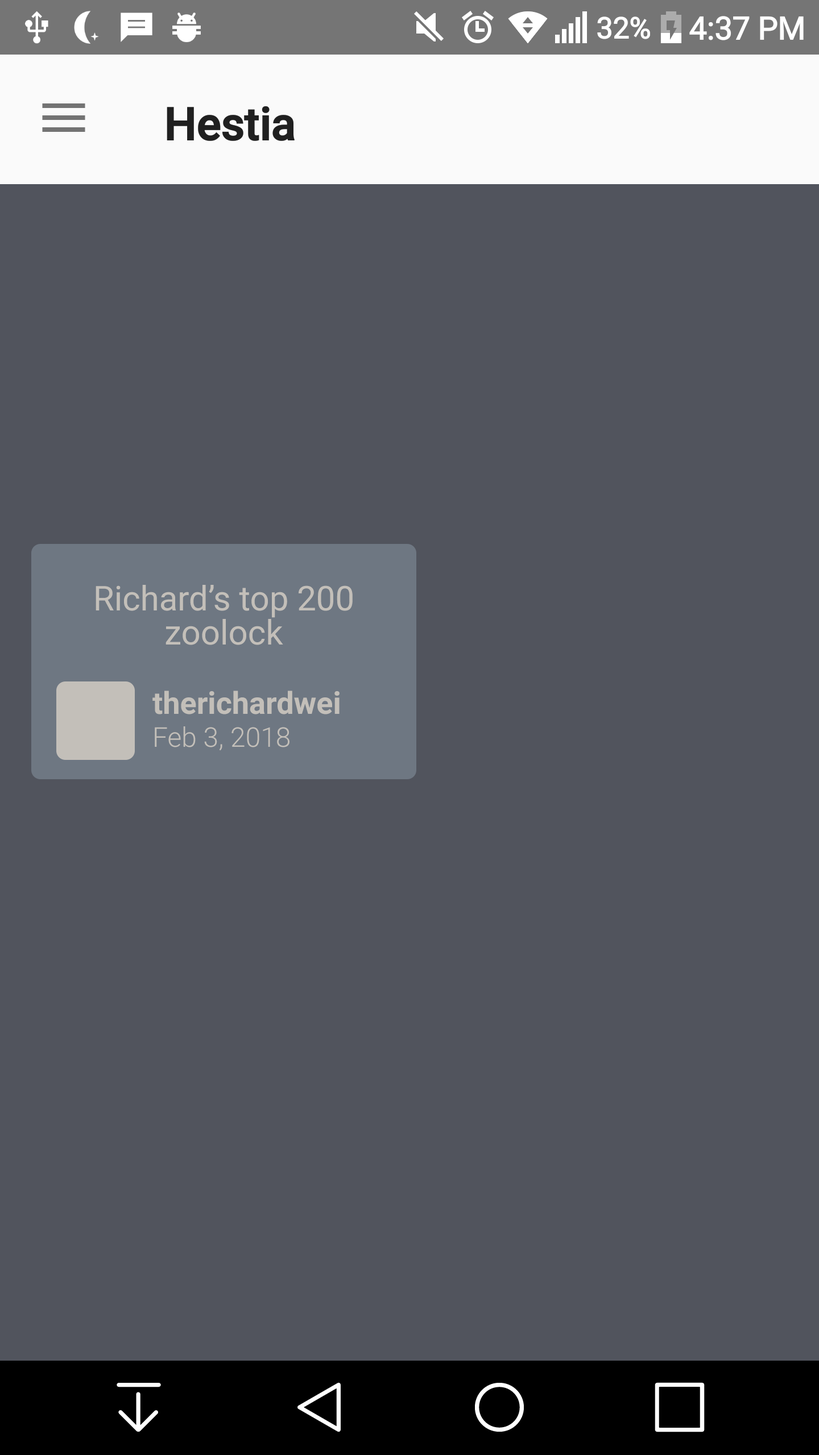
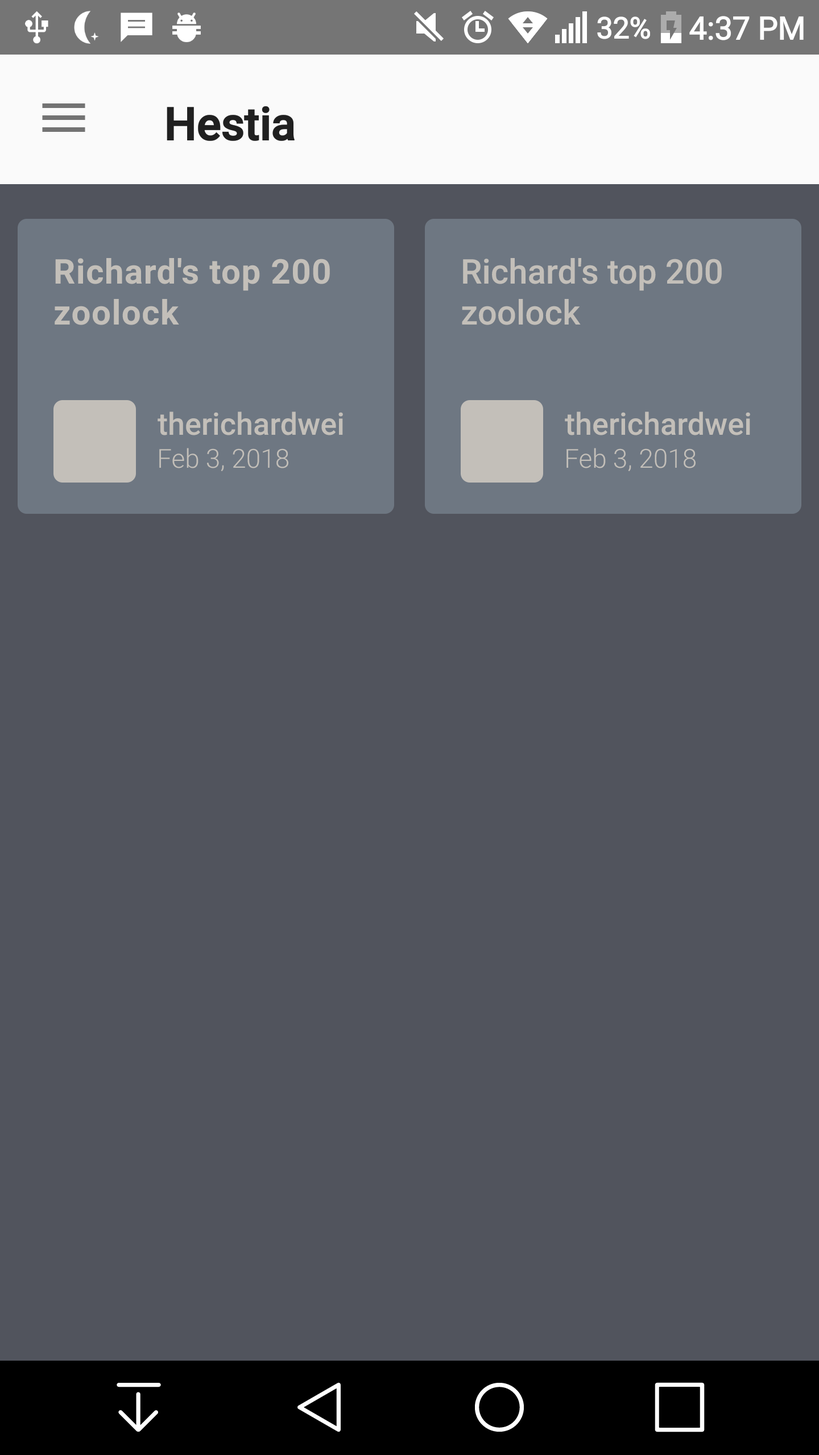
Before/after of a w=819, h=1455 layered artwork. What changed in the layer stack:
added group "Bottom 6 copy" with 6 layers above "Bottom 6" over [424, 218, 802, 514]
added layer "Richard's top 200 zoolock" (1st of 2, in "Bottom 6 copy") in group "Bottom 6 copy" over [461, 258, 722, 326]
added group "meta" (1st of 2, in "Bottom 6 copy") with 3 layers in group "Bottom 6 copy" over [460, 400, 750, 483]
added layer "Rectangle 9" (1st of 4, in "Bottom 6 copy" › "meta") in group "meta" over [460, 400, 543, 483]
added layer "therichardwei" (1st of 10, in "Bottom 6 copy" › "meta") in group "meta" over [564, 411, 750, 436]
added layer "date" (1st of 4, in "Bottom 6 copy" › "meta") in group "meta" over [566, 447, 696, 472]
added layer "Rectangle 8" (1st of 4, in "Bottom 6 copy") in group "Bottom 6 copy" over [424, 218, 802, 514]
added group "Bottom 6" with 6 layers above "Bottom 5" over [17, 218, 394, 514]
added layer "Richard's top 200 zoolock" (2nd of 2, in "Bottom 6") in group "Bottom 6" over [54, 258, 330, 326]
added group "meta" (2nd of 2, in "Bottom 6") with 3 layers in group "Bottom 6" over [53, 400, 343, 483]
added layer "Rectangle 9" (2nd of 4, in "Bottom 6" › "meta") in group "meta" over [53, 400, 136, 483]
added layer "therichardwei" (2nd of 10, in "Bottom 6" › "meta") in group "meta" over [157, 411, 343, 436]
added layer "date" (2nd of 4, in "Bottom 6" › "meta") in group "meta" over [159, 447, 289, 472]
added layer "Rectangle 8" (2nd of 4, in "Bottom 6") in group "Bottom 6" over [17, 218, 394, 514]
hid group "Bottom 4" (6 layers) over [31, 544, 417, 780]
